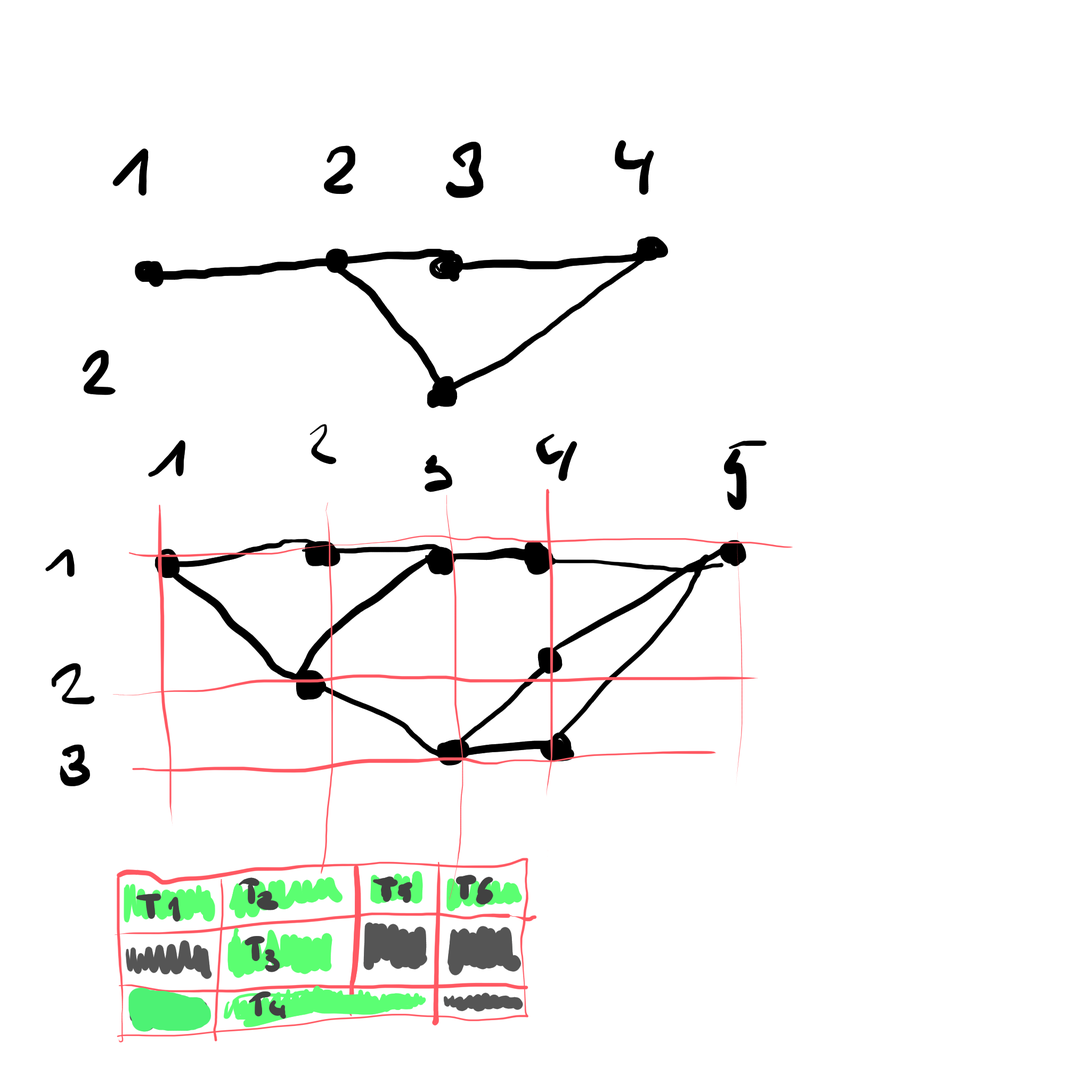
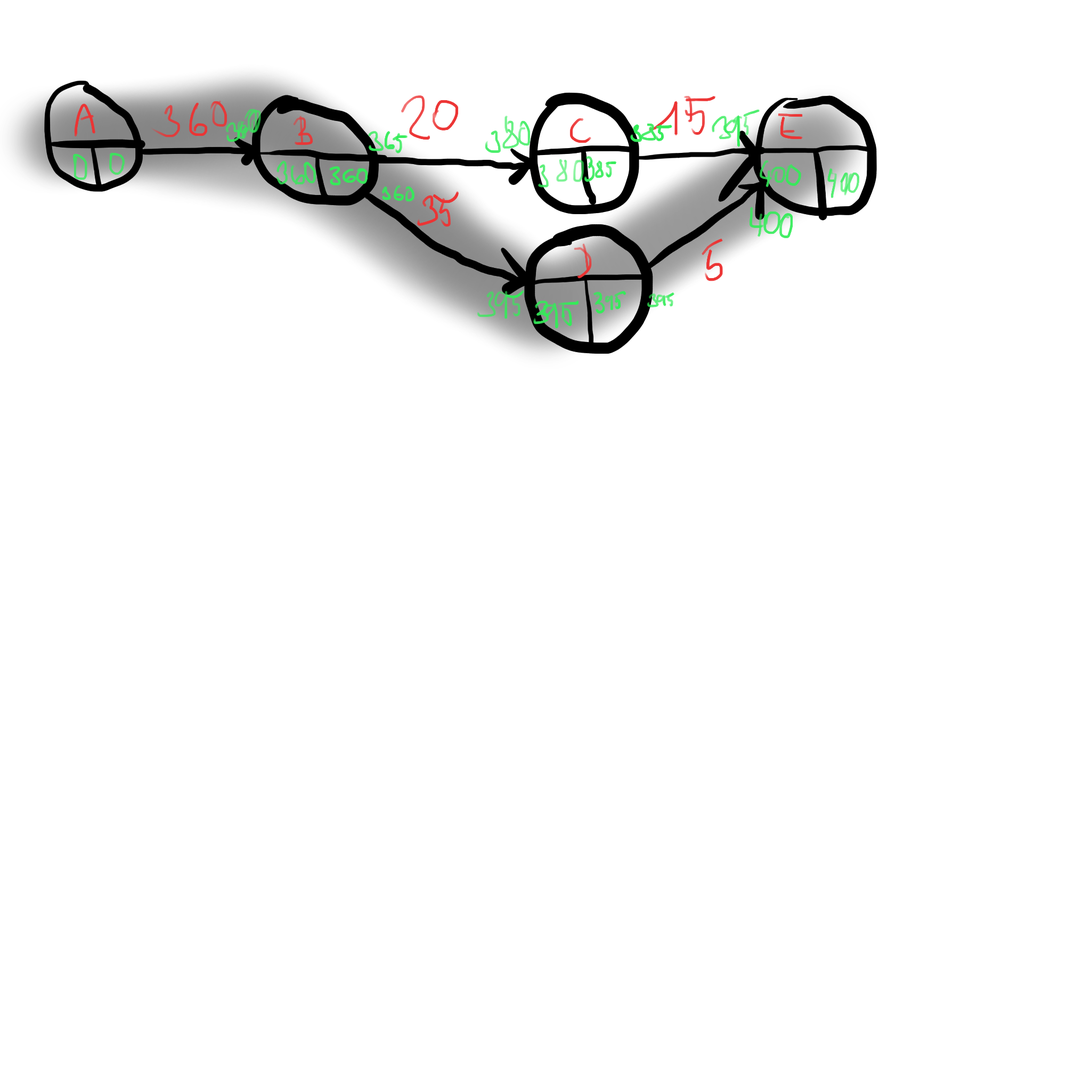
Layered file, before and after one edit (1091x1091). Changes by layer:
painted on "Vrstva malby 2" over left=68, top=68, right=878, bottom=921
painted on "Vrstva malby 1" over left=34, top=68, right=878, bottom=1043
added layer "Vrstva malby 3" above "Background" over left=0, top=66, right=878, bottom=376
